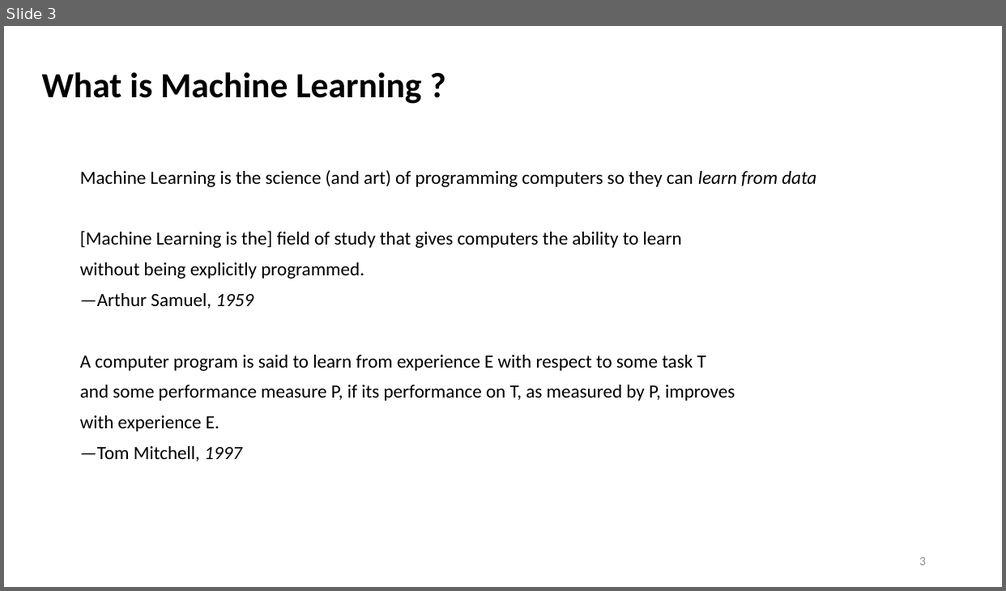
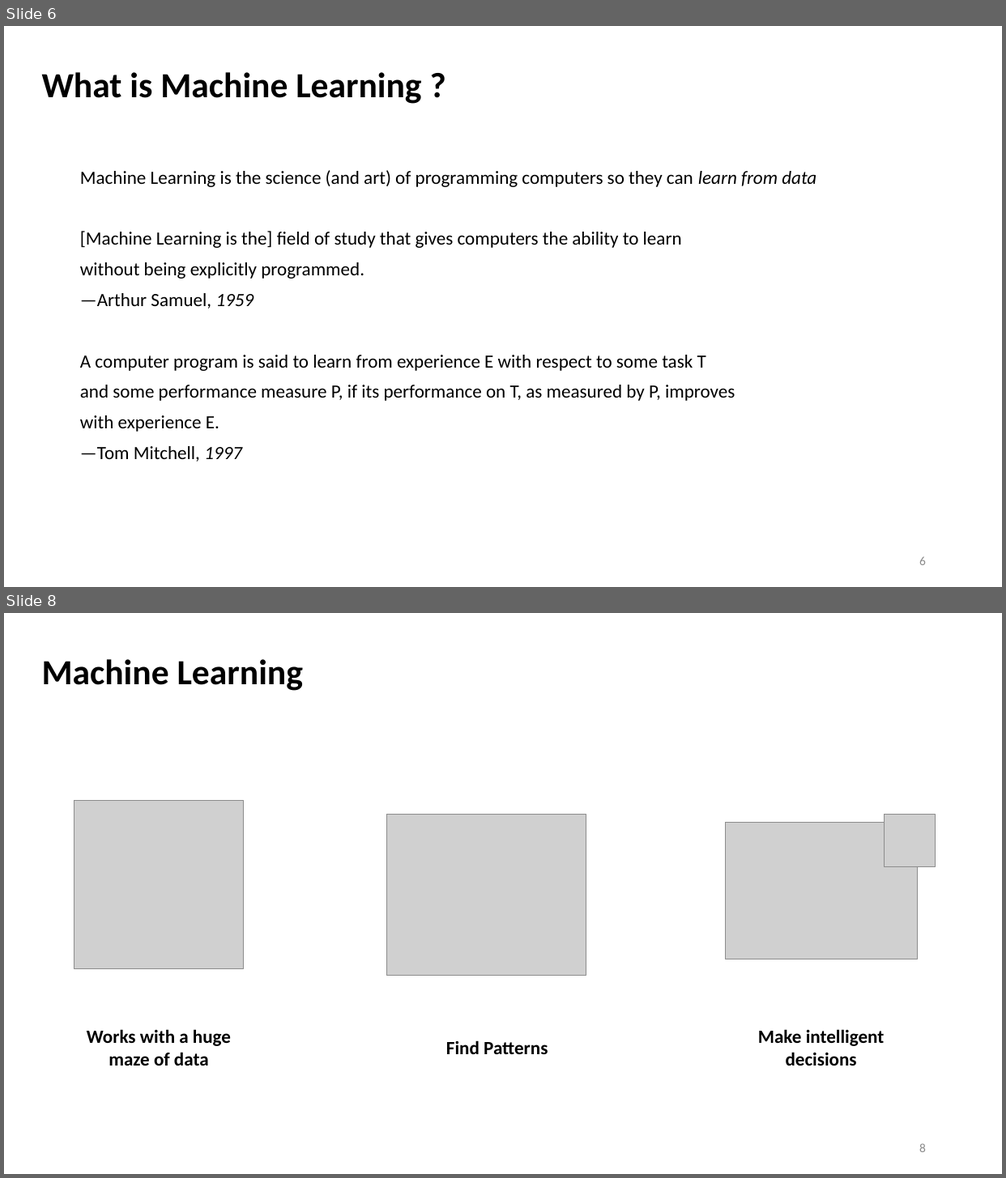
Before and after one commit to khemrajsawant/ML, a slide deck: Machine Learning.pptx. Shown one above the other, each under a label of ours: slide 3 before the commit, slides 6 and 8 after it; the slides between them are not shown. The pictures are 1006x591 and 1006x1178 pixels, drawn with LibreOffice and Linux fonts; fonts in the diff are those of the drawing; grey boxes stand for pictures. Boxes give left, top, right and bottom in pixels: in the first picture for what was removed or moved away, otherwise in the second. Text is boxed around its words. In the diff, an @@ line names an element or a change of style, - is before the commit and + after.

```diff
--- a/Machine Learning.pptx
+++ b/Machine Learning.pptx
@@ slide 8 added at (4, 613, 1002, 1174), background #FFFFFF @@
@@ title added at (42, 659, 303, 691), 34 pt, text #000000, bold @@
+Machine Learning
@@ picture added at (74, 800, 244, 969) @@
@@ picture added at (386, 815, 586, 975) @@
@@ picture added at (725, 823, 918, 960) @@
@@ picture added at (884, 815, 935, 867) @@
@@ text added at (87, 1029, 231, 1066), 18 pt, text #000000, bold @@
+Works with a huge maze of data
@@ text added at (446, 1041, 548, 1054), 18 pt, text #000000, bold @@
+Find Patterns
@@ text added at (758, 1029, 884, 1066), 18 pt, text #000000, bold @@
+Make intelligent decisions
@@ page number added at (919, 1144, 926, 1152), 12 pt, text #8C8C8C @@
+8
@@ what was slide 3 is now slide 6 @@
@@ page number at (919, 557, 926, 565): text changed @@
-3
+6
```
Also in this commit, not shown: 2 slides changed, 48 other slides added.
